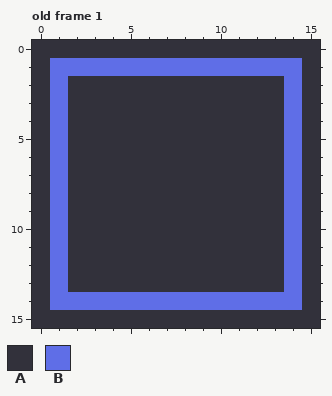
File history of a pixel-art file, PayItForward/Sprites/grid_tile.aseprite. Above is the file before it was changed.
16x16 pixels, 10 frames. Shown: old frame 1. The commit also changed other frames, which this record leaves out.
Palette (. is transparent): A #32313b  B #5f6ee7
Pixels before, old frame 1, first column x 0:
 0 AAAAAAAAAAAAAAAA
 1 ABBBBBBBBBBBBBBA
 2 ABAAAAAAAAAAAABA
 3 ABAAAAAAAAAAAABA
 4 ABAAAAAAAAAAAABA
 5 ABAAAAAAAAAAAABA
 6 ABAAAAAAAAAAAABA
 7 ABAAAAAAAAAAAABA
 8 ABAAAAAAAAAAAABA
 9 ABAAAAAAAAAAAABA
10 ABAAAAAAAAAAAABA
11 ABAAAAAAAAAAAABA
12 ABAAAAAAAAAAAABA
13 ABAAAAAAAAAAAABA
14 ABBBBBBBBBBBBBBA
15 AAAAAAAAAAAAAAAA
Now the later version:
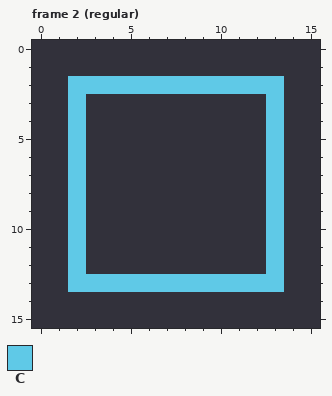
Colours new in this view: C #5fc9e7
A new or re-ordered frame is compared with the old frame closest to it.
The exact change:
frames re-ordered
Frame 2 (regular) against old frame 1:
Colour B gives way to colour A in row 1 at x 1 to 14; in rows 2 to 13 at x 1 and 14; in row 14 at x 1 to 14.
Colour A gives way to colour C in row 2 at x 2 to 13; in rows 3 to 12 at x 2 and 13; in row 13 at x 2 to 13.
Changed places in both pictures, as pixel boxes (x1, y1, x2, y2):
changed: (50, 58, 302, 310)
